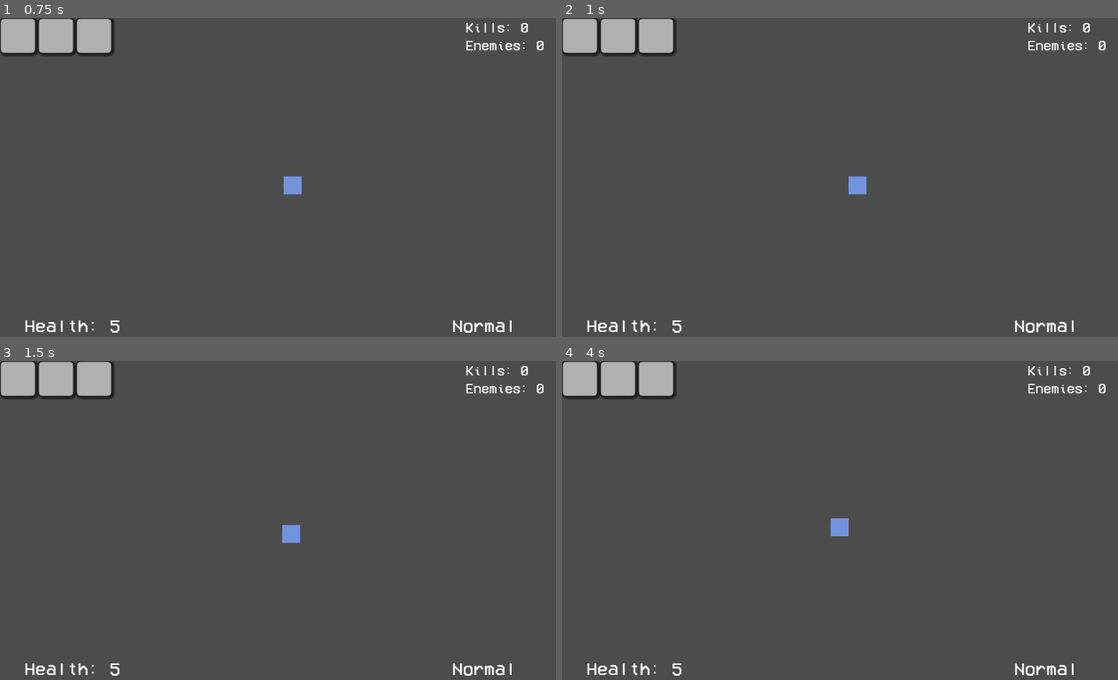
Above: before the commit, frames 1-4 (two rows, left to right).
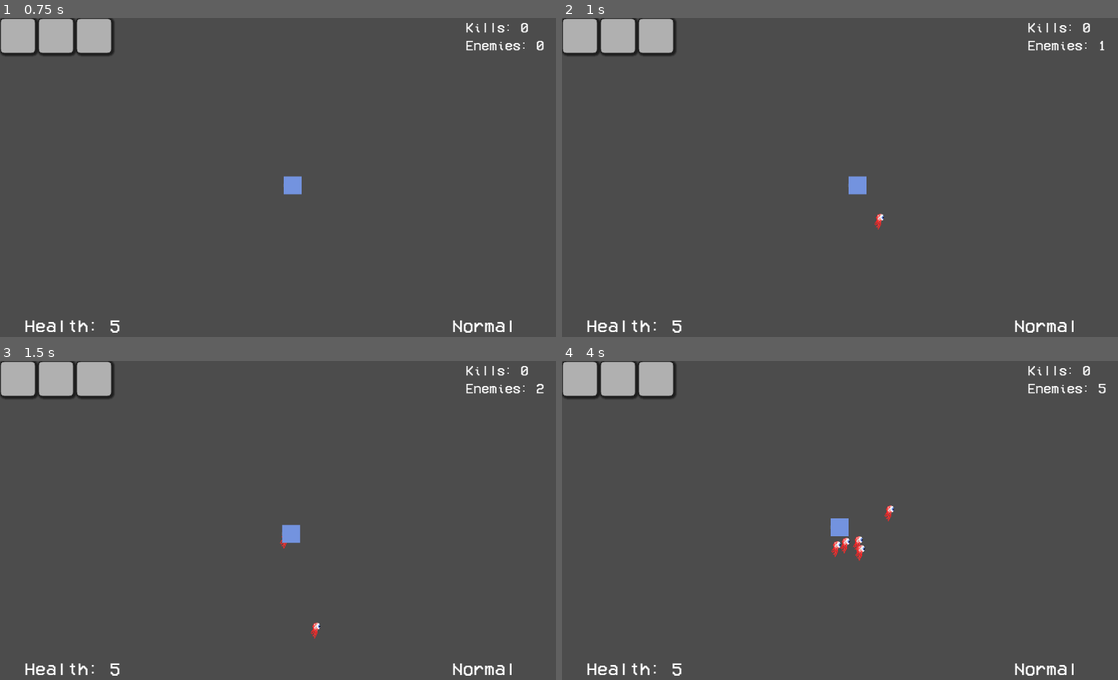
Above: after the commit, the same moments.

Repository: ESJ-Game-Dev-Club/waiver
Game: Godot game, scene res://main.tscn
Two runs of this game, one before a commit and one after it. Both use one fixed random seed, a clock stepped at 60 frames per second and the inputs below.
Inputs (mouse positions are in pixels of both pictures, inside the frame that each line leads up to):
- Up to frame 1 (0.75 s): tap Enter (ui_accept) at 0.5 s; move the mouse to (411, 167) at 0.52 s; press the mouse at (411, 167) at 0.53 s; hold D (move_right) from 0.53 s (still down)
- Up to frame 2 (1 s): keep holding D (move_right); tap Enter (ui_accept) at 0.77 s; right-click (973, 167) at 0.8 s
- Up to frame 3 (1.5 s): move the mouse to (172, 546) at 1.27 s; release D (move_right) at 1.28 s; release the mouse at (172, 546) at 1.28 s; hold S (move_down) from 1.28 s (still down); right-click (172, 546) at 1.35 s
- Up to frame 4 (4 s): tap Enter (ui_accept) at 1.52, 3.02, 3.77 s; click (734, 546) at 1.55 s; move the mouse to (906, 453) at 2.02 s; release S (move_down) at 2.03 s; press the mouse at (906, 453) at 2.03 s; hold D (move_right) 2.03-2.78 s; right-click (906, 453) at 2.3 s; move the mouse to (817, 593) at 2.77 s; release the mouse at (817, 593) at 2.78 s; hold W (move_up) 2.78-3.53 s; right-click (817, 593) at 2.85 s; click (817, 593) at 3.05 s; move the mouse to (1017, 577) at 3.52 s; press the mouse at (1017, 577) at 3.53 s; hold A (move_left) from 3.53 s (still down); right-click (1017, 577) at 3.8 s

Frame 1 is identical in both runs. In frame 2, less than 0.1% of the frame differs, in the area x 56-98%, y 7-67%; in frame 3, less than 0.1%; in frame 4, 0.3%, in the area x 48-98%, y 7-63%.
Error before the commit: Attempt to call function 'get_child_count' in base 'null instance' on a null instance. (res://ui/hud.gd:9)

Commit message:
implement boid model

Diff:
--- a/enemy/agent.gd
+++ b/enemy/agent.gd
@@ -1,34 +1,90 @@
 class_name Agent
 extends Area2D
 
+
 var velocity := Vector2.ZERO
 var acceleration := 30
-var max_speed := 100
-var view_distance = 200
-var separation_distance = 70
-var separation_weight = 0.4
+var max_speed := 90
+var view_distance = 200 # max view distance that the agent can see other agents
 
 
 func _ready():
 	velocity = Vector2(0, 30).rotated(rand_range(0, 360))
 
 func _physics_process(delta):
-	var steering = Vector2.ZERO
-	var neighbors = get_neighbors(view_distance)
+	var nearby: Array = get_closest(Global.hivemind.agents, view_distance) # filters out which neighbors are closest
 
-	var separation := Vector2.ZERO
+	# steering += _behavior() * weighting + ...
+	var steering := Vector2.ZERO
+
+	# boid model
+	steering += _cohesion(nearby, 200) * 0.003 + _alignment(nearby, 200) * 0.01 + _separation(nearby, 32) * 0.005
+
+	# go towards player
+	if Input.is_action_pressed("fire"):
+		steering += _seek(Global.player.position) * 0.1
+
+	# clamp the steering and velocity
+	steering = steering.clamped(acceleration)
+	velocity += steering
+	velocity = velocity.clamped(max_speed)
+
+	# move the agent
+	position += velocity * delta
+
+func _seek(target: Vector2):
+	var desired_velocity = (target - position).normalized() * max_speed
+	return desired_velocity - velocity
+
+# calculate the average position and apply weighting
+func _cohesion(nearby: Array, distance):
+	var neighbors = get_closest(nearby, distance) # gets neighbors within certain range
+	if neighbors.size() == 0:
+		return Vector2.ZERO
+
+	# average all neighboring agent's positions
+	var average_position = Vector2.ZERO
 	for neighbor in neighbors:
-		if position.distance_to(neighbor.position) <= separation_distance:
-			separation += (position - neighbor.position).normalized()
-	steering += separation * separation_weight
+		average_position += neighbor.position
+	average_position.x /= neighbors.size()
+	average_position.y /= neighbors.size()
 
-	velocity = steering.clamped(acceleration)
-	position += velocity.clamped(max_speed) * delta
+	# direction to center
+	return average_position - position
+
+# calculate the average velocity and apply weighting
+func _alignment(nearby: Array, distance):
+	var neighbors = get_closest(nearby, distance)
+	if neighbors.size() == 0:
+		return Vector2.ZERO
+
+	# average up all neighboring agent's velocities
+	var average_velocity = Vector2.ZERO
+	for neighbor in neighbors:
+		average_velocity += neighbor.velocity
+	average_velocity.x /= neighbors.size()
+	average_velocity.y /= neighbors.size()
+
+	# direction to average direction
+	return average_velocity - velocity
+
+# steer away from nearby agents
+func _separation(nearby: Array, distance):
+	var neighbors = get_closest(nearby, distance)
+	if neighbors.size() == 0:
+		return Vector2.ZERO
+
+	var closeness = Vector2.ZERO
+	for neighbor in neighbors:
+		var magnitude = distance - position.distance_to(neighbor.position)
+		closeness += (position - neighbor.position) * magnitude
+
+	return closeness
 
 
-func get_neighbors(distance):
+func get_closest(nodes, distance):
 	var neighbors: Array = []
-	for agent in Global.hivemind.agents:
-		if position.distance_to(agent.position) <= distance and position != agent.position:
-			neighbors.append(agent)
+	for node in nodes:
+		if position.distance_to(node.position) <= distance and position != node.position:
+			neighbors.append(node)
 	return neighbors
--- a/enemy/agent.tscn
+++ b/enemy/agent.tscn
@@ -4,7 +4,7 @@
 [ext_resource path="res://enemy/eye.png" type="Texture" id=2]
 
 [sub_resource type="CircleShape2D" id=3]
-radius = 16.0
+radius = 200.0
 
 [node name="Agent" type="Area2D"]
 collision_layer = 8
--- a/enemy/hivemind.gd
+++ b/enemy/hivemind.gd
@@ -1,16 +1,17 @@
-extends CanvasItem
-
-const SEPARATION_WEIGHT = 0.5
-const ALIGNMENT_WEIGHT = 0.5
-const COHESION_WEIGHT = 0.1
+extends Node
 
 var agent = preload("res://enemy/agent.tscn")
 var agents := []
 
 func spawn_agent(position: Vector2) -> void:
 	var agent_instance = agent.instance()
+	agent_instance.position = position
+	agents.append(agent_instance)
 	add_child(agent_instance)
 
 func _physics_process(_delta):
 	if Input.is_action_just_pressed("fire_alt"):
-		spawn_agent(Vector2.ZERO)
+		var position = Vector2.ZERO
+		position.x = rand_range(-200, 200)
+		position.y = rand_range(-200, 200)
+		spawn_agent(position + Global.player.position)
--- a/ui/hud.gd
+++ b/ui/hud.gd
@@ -6,4 +6,4 @@
 	$Control/Health.text = "Health: " + str(Global.player.health)
 	$Control/State.text = Global.player._state_name
 	$Control/KillCount.text = "Kills: " + str(Global.player.kill_count)
-	$Control/EnemyCount.text = "Enemies: " + str(get_node("/root/Main/AgentController").get_child_count())
+	$Control/EnemyCount.text = "Enemies: " + str(get_node("/root/Main/Hivemind").get_child_count())
